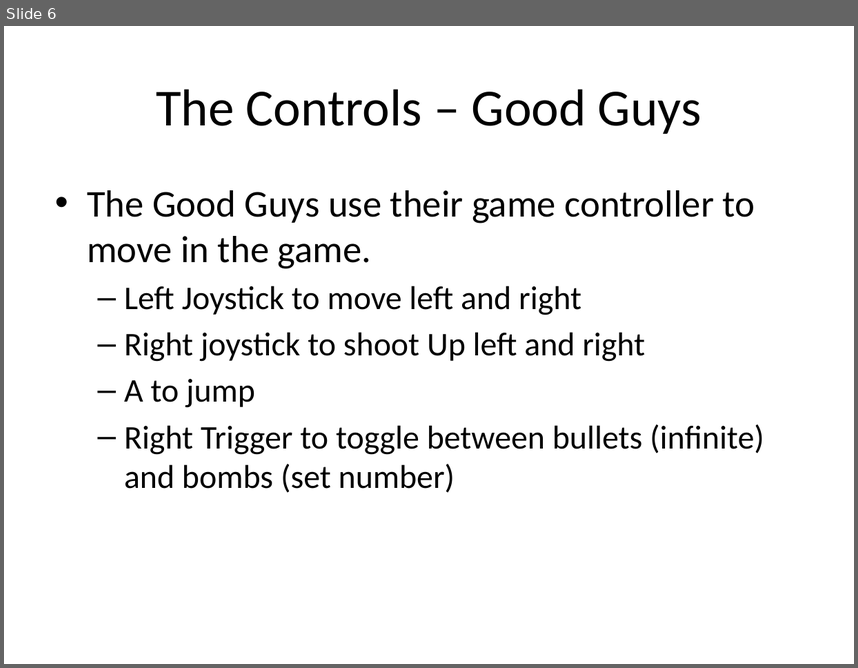
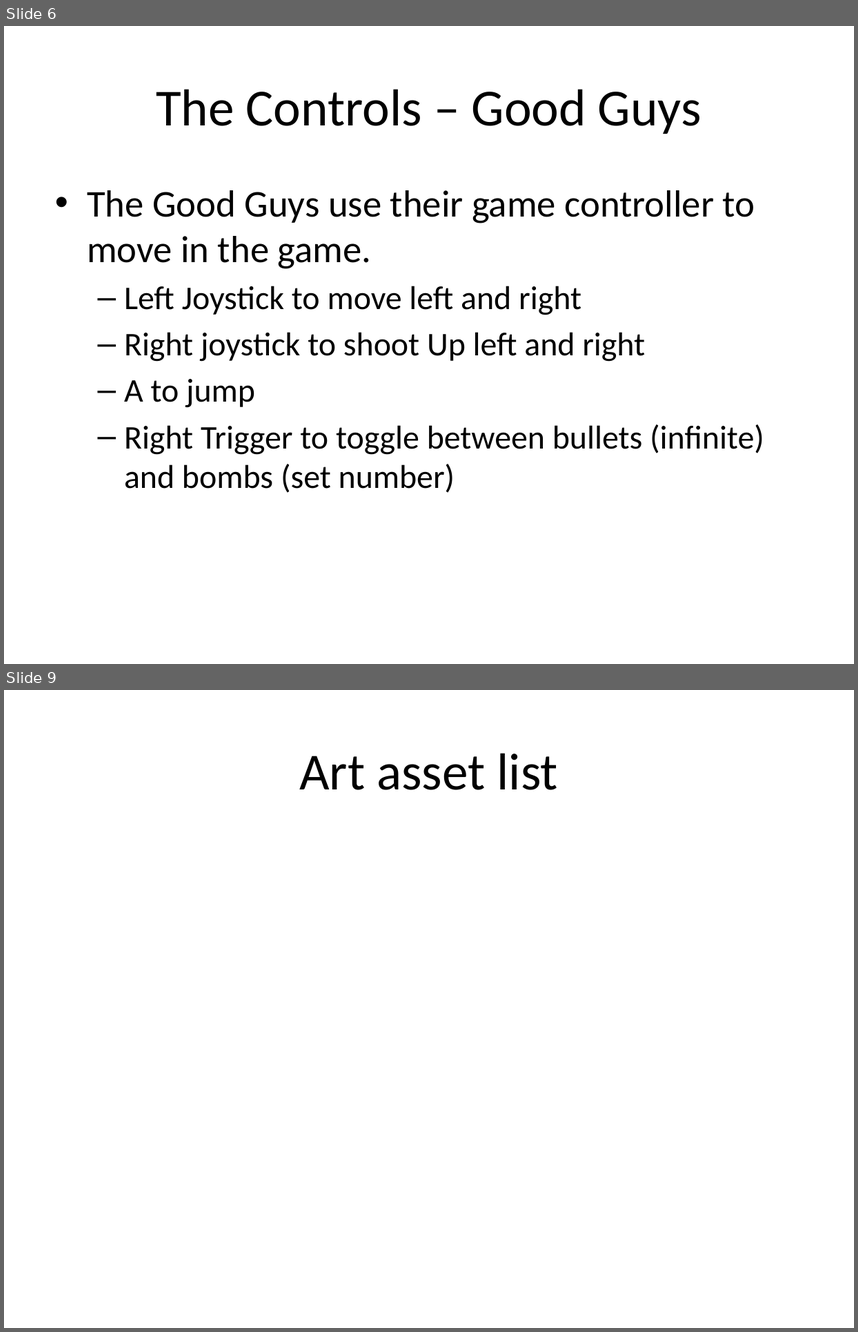
Before and after one commit to parasiteEvie/KinectZilla, a slide deck: DesignDocs/kinectzilla.pptx. Shown one above the other, each under a label of ours: slide 6 before the commit, slides 6 and 9 after it; the slides between them are not shown. The pictures are 858x668 and 858x1332 pixels, drawn with LibreOffice and Linux fonts; fonts in the diff are those of the drawing. Boxes give left, top, right and bottom in pixels: in the first picture for what was removed or moved away, otherwise in the second. Text is boxed around its words. In the diff, an @@ line names an element or a change of style, - is before the commit and + after.

Commit message:
updated ai doc.  better resolution for game please refer to doc when generating assets

```diff
--- a/DesignDocs/kinectzilla.pptx
+++ b/DesignDocs/kinectzilla.pptx
@@ slide 9 added at bbox=[4, 690, 854, 1328], background #FFFFFF @@
@@ title added at bbox=[299, 753, 558, 790], 44 pt, text #000000 @@
+Art asset list
```
Also in this commit, not shown: 2 slides changed, 2 other slides added, 1 other file.
